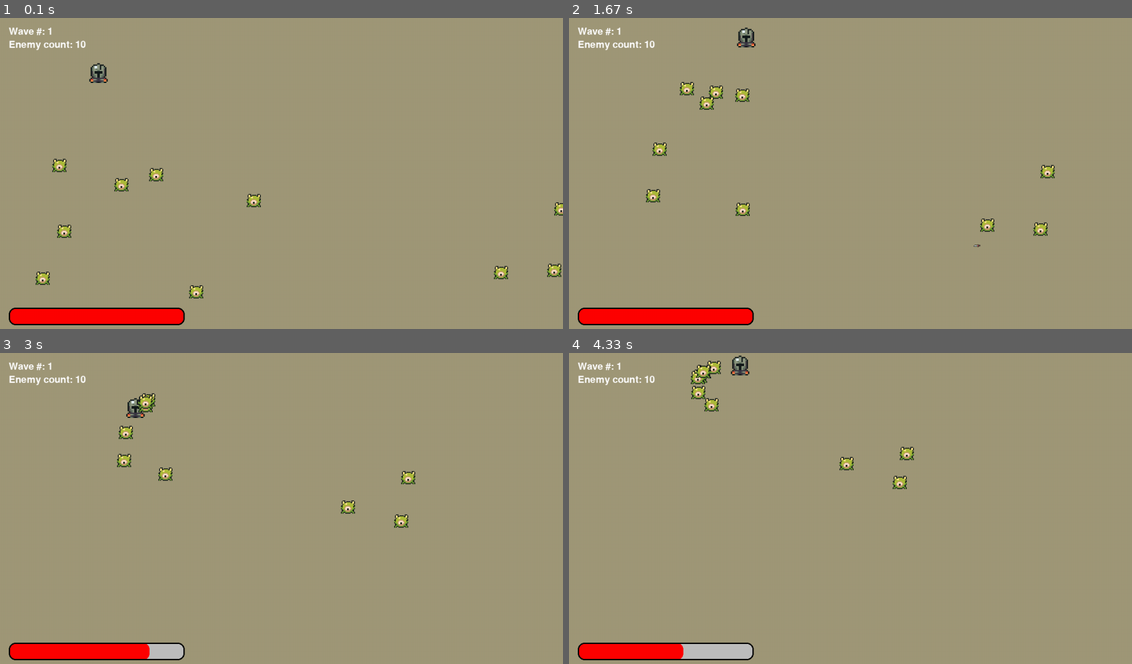
Above: before the commit, frames 1-4 (two rows, left to right).
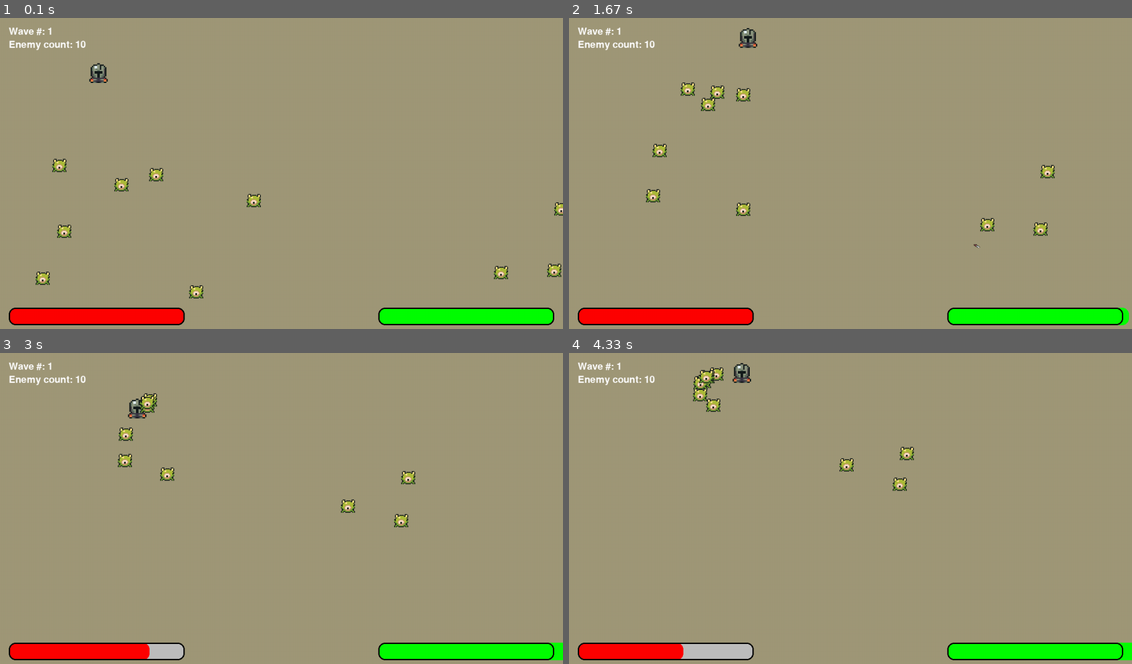
Above: after the commit, the same moments.

Repository: bveitchd127/First-Pygame-Game
Game: pygame game, started from main.py
The game is run twice, just before and just after one commit, with the same random seed, the same clock (stepped at 60 frames per second) and the same inputs.
Inputs (mouse positions are in pixels of both pictures, inside the frame that each line leads up to):
- Up to frame 1 (0.1 s): no input
- Up to frame 2 (1.67 s): click (850, 176) at 0.38 s; hold D 0.67-1.13 s; tap Shift at 0.73, 1.03, 1.23, 1.57 s; hold W 1.17-1.47 s; hold D from 1.5 s (still down)
- Up to frame 3 (3 s): tap Shift at 1.87, 2.07, 2.37, 2.63, 2.97 s; release D at 1.97 s; hold A 2-2.53 s; hold S 2.57-2.87 s; hold A from 2.9 s (still down)
- Up to frame 4 (4.33 s): tap Shift at 3.27, 3.4, 3.8, 4.1 s; release A at 3.3 s; hold W 3.33-3.7 s; hold D from 3.73 s (still down)

The runs differ from the first frame. In frame 1, 1.8% of the frame differs, in the area x 67-99%, y 92-99%; in frame 2, 2.5%; in frame 3, 2.5%; in frame 4, 2.9%, in the area x 21-100%, y 0-99%.

Commit message:
End of 4/30 code update

Diff:
--- a/main.py
+++ b/main.py
@@ -49,6 +49,7 @@
         if event.type == pygame.QUIT:
             running = False
         if event.type == pygame.MOUSEBUTTONDOWN:
+            print(len(projectiles))
             if event.button == 1 and p1.speed < 7:
                 # Spawn projectile
                 playerToMouse = pygame.math.Vector2( event.pos ) - p1.rect.center
@@ -96,10 +97,15 @@
     enemyCountText = ui_font.render("Enemy count: " + str(len(enemies)), True, "white")
     screen.blit(enemyCountText, (20, 50))
 
-    playerHealthBarWidth = 400 * (p1.health / 10)
+    playerHealthBarWidth = 400 * (p1.health / p1.maxHealth)
     pygame.draw.rect(screen, "gray",  pygame.Rect(20, SCREEN_HEIGHT - (40+20) ,                  400, 40), 0, 15)
     pygame.draw.rect(screen, "red",   pygame.Rect(20, SCREEN_HEIGHT - (40+20) , playerHealthBarWidth, 40), 0, 15)
     pygame.draw.rect(screen, "black", pygame.Rect(20, SCREEN_HEIGHT - (40+20) ,                  400, 40), 3, 15)
+
+    playerStaminaBarWidth = 400 * (p1.stamina / p1.maxStamina)
+    pygame.draw.rect(screen, "gray",  pygame.Rect(SCREEN_WIDTH - 20 - 400, SCREEN_HEIGHT - (40+20) ,                   400, 40), 0, 15)
+    pygame.draw.rect(screen, "green", pygame.Rect(SCREEN_WIDTH - 20 - 400, SCREEN_HEIGHT - (40+20) , playerStaminaBarWidth, 40), 0, 15)
+    pygame.draw.rect(screen, "black", pygame.Rect(SCREEN_WIDTH - 20 - 400, SCREEN_HEIGHT - (40+20) ,                   400, 40), 3, 15)
 
 
     pygame.display.flip()
--- a/player.py
+++ b/player.py
@@ -17,6 +17,12 @@
         self.vel = pygame.math.Vector2()
 
         self.health = 10
+        self.maxHealth = 10
+
+        self.stamina = 10
+        self.maxStamina = 10
+        self.winded = False
+
         self.speed = 5
         self.invincibleCooldown = 0
 
@@ -44,16 +50,39 @@
         else:
             self.vel.x = 0
 
-        if (keys[pygame.K_LSHIFT]):
+
+
+        if keys[pygame.K_LSHIFT] and self.stamina > 0 and not self.winded:
+            self.stamina -= 2/FRAME_RATE
             self.speed = 7
+        elif self.stamina <= 0:
+            self.winded = True
+            self.stamina = self.stamina + 1/FRAME_RATE
+            self.speed = 4
+        elif self.stamina == self.maxStamina:
+            self.winded = False
         else:
+            self.stamina = self.stamina + 1/FRAME_RATE
             self.speed = 4
 
         if self.vel.magnitude() > 0:
             self.vel.scale_to_length(self.speed)
 
+
+
+
+
         self.rect.x += self.vel.x
         self.rect.y += self.vel.y
 
+        if self.rect.top < SCREEN_BORDER_WIDTH:
+            self.rect.top = SCREEN_BORDER_WIDTH
+        if self.rect.left < SCREEN_BORDER_WIDTH:
+            self.rect.left = SCREEN_BORDER_WIDTH
+        if self.rect.right > SCREEN_WIDTH - SCREEN_BORDER_WIDTH:
+            self.rect.right = SCREEN_WIDTH - SCREEN_BORDER_WIDTH
+        if self.rect.bottom > SCREEN_HEIGHT - SCREEN_BORDER_WIDTH:
+            self.rect.bottom = SCREEN_HEIGHT - SCREEN_BORDER_WIDTH
+
     def draw(self, screen):
         screen.blit(self.image, self.rect)
--- a/projectile.py
+++ b/projectile.py
@@ -12,10 +12,10 @@
 
         self.velocity = pygame.math.Vector2( (velx, vely) )
 
-        print( -pygame.math.Vector2((0,-1)).angle_to(self.velocity) )
+        assetRotation = -pygame.math.Vector2((0,-1)).angle_to(self.velocity)
 
         canvasRect = pygame.Rect((0,0), self.rect.size)
-        projectileAssetSurface = pygame.transform.rotate( pygame.image.load("projectile.png") , 90 )
+        projectileAssetSurface = pygame.transform.rotate( pygame.image.load("projectile.png") , assetRotation )
         projectileAssetRect = projectileAssetSurface.get_rect(center = canvasRect.center)
 
         self.image.blit(projectileAssetSurface, projectileAssetRect)
@@ -25,6 +25,7 @@
 
         self.durability = 3
         self.damage = 1
+        self.despawnTimer = 2.5
 
     def getDamage(self):
         self.durability -= 1
@@ -33,6 +34,9 @@
         return self.damage
 
     def update(self):
+        self.despawnTimer -= 1/60
+        if self.despawnTimer < 0:
+            self.kill()
         self.rect.x += self.velocity.x
         self.rect.y += self.velocity.y
 
--- a/settings.py
+++ b/settings.py
@@ -2,6 +2,7 @@
 
 SCREEN_WIDTH: int = 1280
 SCREEN_HEIGHT: int = 720
+SCREEN_BORDER_WIDTH = 20
 
 FRAME_RATE = 60
 
